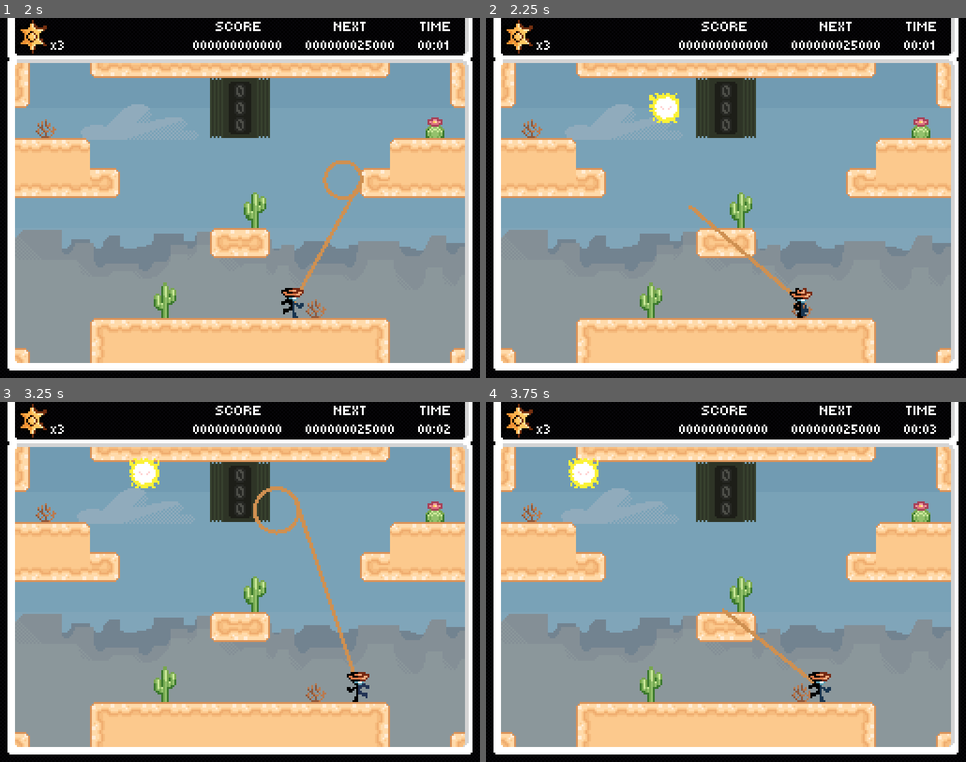
Above: before the commit, frames 1-4 (two rows, left to right).
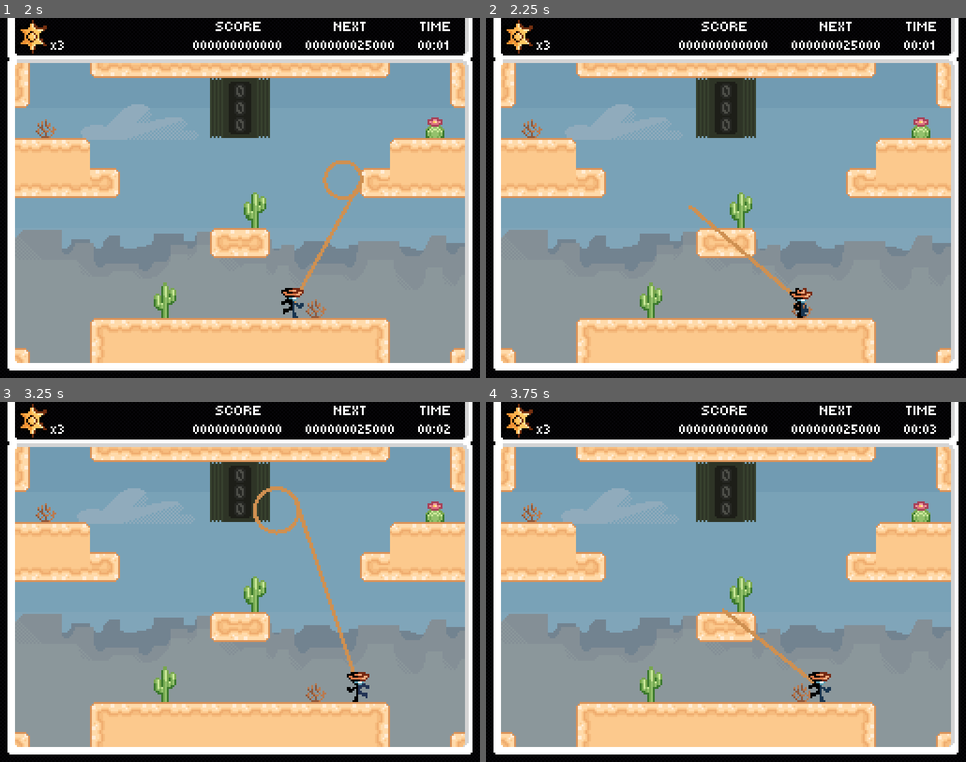
Above: after the commit, the same moments.

Repository: Jcodefox/GMTK-2025
Game: Godot game, scene res://scenes/topscenes/title_topscene.tscn
The game is run twice, just before and just after one commit, with the same random seed, the same clock (stepped at 60 frames per second) and the same inputs.
Inputs (mouse positions are in pixels of both pictures, inside the frame that each line leads up to):
- Up to frame 1 (2 s): click "Start Game" at 0.5 s; move the mouse to (345, 180) at 1.27 s; hold D (move_right) from 1.28 s (still down); hold Shift (lasso_bind) from 1.28 s (still down); tap Space (move_jump) at 1.52 s
- Up to frame 2 (2.25 s): keep holding D (move_right); move the mouse to (630, 216) at 2.02 s; release Shift (lasso_bind) at 2.03 s; click (630, 216) at 2.1 s
- Up to frame 3 (3.25 s): tap Space (move_jump) at 2.27 s; move the mouse to (288, 502) at 2.77 s; release D (move_right) at 2.78 s; hold A (move_left) from 2.78 s (still down); hold Shift (lasso_bind) from 2.78 s (still down)
- Up to frame 4 (3.75 s): move the mouse to (702, 654) at 3.52 s; release A (move_left) at 3.53 s; release Shift (lasso_bind) at 3.53 s; hold D (move_right) from 3.53 s (still down); click (702, 654) at 3.6 s

Frame 1 is identical in both runs. In frame 2, 0.4% of the frame differs, in the area x 33-41%, y 20-30%; in frame 3, 0.4%, in the area x 26-34%, y 15-24%; in frame 4, 0.4%.

Commit message:
Add beginner enemy output modes

Diff:
--- a/scenes/prefabs/enemy_spawner.tscn
+++ b/scenes/prefabs/enemy_spawner.tscn
@@ -10,5 +10,6 @@
 [ext_resource type="PackedScene" uid="uid://g7vgngxiauf4" path="res://scenes/prefabs/enemies/express_bot.tscn" id="8_or6xq"]
 
 [node name="EnemySpawner" type="Node2D"]
+z_index = 32
 script = ExtResource("1_2fv7t")
 enemy_scenes = Array[PackedScene]([ExtResource("3_pg5fs"), ExtResource("2_pg5fs"), ExtResource("4_vxkwm"), ExtResource("6_4m3yh"), ExtResource("5_khqpp"), ExtResource("8_7esv8"), ExtResource("8_or6xq")])
--- a/scenes/topscenes/gameplay_topscene.tscn
+++ b/scenes/topscenes/gameplay_topscene.tscn
@@ -77,6 +77,7 @@
 [node name="Enemies" type="Node2D" parent="."]
 
 [node name="EnemySpawner" parent="." node_paths=PackedStringArray("enemy_holder_node") instance=ExtResource("9_d18oc")]
+z_index = 32
 position = Vector2(128, 48)
 enemy_holder_node = NodePath("../Enemies")
 
--- a/scripts/prefabs/enemy_spawner.gd
+++ b/scripts/prefabs/enemy_spawner.gd
@@ -12,12 +12,14 @@
 	EXPRESS_BOT = 6,
 }
 
-var time_until_new_out_mode: float = 0.0
+var time_until_new_out_mode: float = 2.0
 var out_mode: int = OUTMODES.PAUSE
 enum OUTMODES {
 	PAUSE,
 
+	SPIKROS,
 	MIXED_SPIKROS_MOTHS,
+	MOTHICKS,
 	MOTH_BOMB,
 
 	FULL_RANDOM,
@@ -25,35 +27,80 @@
 
 var spawn_rate_min_wait: float = 1.0
 var spawn_rate_max_wait: float = 2.0
-var time_to_next_spawn: float = 1.5
+var time_to_next_spawn: float = 0.0
 
-func change_out_mode_to(out_mode: int):
+func spawn_enemy(enemy_type: int, direction: int = 0) -> void:
+	var new_enemy: Node2D = enemy_scenes[enemy_type].instantiate()
+	new_enemy.global_position = global_position
+	new_enemy.position.x += (20 * [-1, 1].pick_random()) if direction == 0 else (20 * direction)
+	new_enemy.z_index = 32
+	enemy_holder_node.add_child(new_enemy)
+
+func change_out_mode_to(out_mode_input: int) -> void:
+	out_mode = out_mode_input
+	time_to_next_spawn = 0
+	time_until_new_out_mode = randf_range(1.0, 4.0)
+	spawn_rate_min_wait = 0.5; spawn_rate_max_wait = 1.0
 	match out_mode:
 		OUTMODES.PAUSE:
-			time_until_new_out_mode = randf_range(1.0, 5.0)
-	pass
+			time_until_new_out_mode = randf_range(1.0, 4.0)
+			spawn_rate_min_wait = 0.0; spawn_rate_max_wait = 1.0
+		OUTMODES.SPIKROS, OUTMODES.MIXED_SPIKROS_MOTHS, OUTMODES.MOTHICKS:
+			time_until_new_out_mode = randf_range(4.0, 6.0)
+			spawn_rate_min_wait = 1.5; spawn_rate_max_wait = 2.5
+		OUTMODES.MOTH_BOMB:
+			time_until_new_out_mode = randf_range(0.5, 0.75)
+			spawn_rate_min_wait = 0.1; spawn_rate_max_wait = 0.2
 
 func _process(delta: float) -> void:
 	time_until_new_out_mode -= delta
-	if time_until_new_out_mode <= 0.0:
-		if (Globals.time_passed > 0) and (Globals.time_passed < 30):
-			match randi_range(0,2):
-				0:
-					pass
-				1:
-					pass
-				2:
-					pass
-		else:
-			change_out_mode_to(OUTMODES.PAUSE)
-
-func _physics_process(delta: float) -> void:
 	time_to_next_spawn -= delta
 
-	if time_to_next_spawn <= 0.0:
-		var new_enemy: Node2D = enemy_scenes.pick_random().instantiate()
-		new_enemy.global_position = global_position
-		var output_direction = (randi_range(0, 1) * 2) - 1 # random +/- 1
-		new_enemy.position.x += 200 * output_direction
-		enemy_holder_node.add_child(new_enemy)
-		time_to_next_spawn = randf_range(1.0, 7.0)
+	if time_until_new_out_mode <= 0.0:
+		time_to_next_spawn = 0
+		if (Globals.time_passed > 0) and (Globals.time_passed < 999):
+			match randi_range(0,5):
+				0, 1:
+					change_out_mode_to(OUTMODES.PAUSE)
+				2:
+					change_out_mode_to(OUTMODES.SPIKROS)
+				3, 4:
+					change_out_mode_to(OUTMODES.MIXED_SPIKROS_MOTHS)
+				5:
+					change_out_mode_to(OUTMODES.MOTHICKS)
+				6:
+					change_out_mode_to(OUTMODES.MOTH_BOMB)
+		else:
+			change_out_mode_to(OUTMODES.FULL_RANDOM)
+
+	if time_to_next_spawn < 0:
+		time_to_next_spawn = randf_range(spawn_rate_min_wait, spawn_rate_max_wait)
+		match out_mode:
+			OUTMODES.PAUSE:
+				pass
+			OUTMODES.SPIKROS:
+				spawn_enemy(ENEMY.SPIKRO)
+			OUTMODES.MIXED_SPIKROS_MOTHS:
+				match randi_range(0, 1):
+					0:
+						spawn_enemy(ENEMY.SPIKRO)
+					1:
+							spawn_enemy(ENEMY.MOTHICK)
+			OUTMODES.MOTH_BOMB:
+				spawn_enemy(ENEMY.MOTHICK)
+			OUTMODES.FULL_RANDOM:
+				match randi_range(0, 6):
+					0:
+						spawn_enemy(ENEMY.SPIKRO)
+					1:
+						spawn_enemy(ENEMY.MOTHICK)
+					2:
+						spawn_enemy(ENEMY.SHOCK_WISP)
+					3:
+						spawn_enemy(ENEMY.SPROING)
+					4:
+						spawn_enemy(ENEMY.NAMELESS)
+					5:
+						spawn_enemy(ENEMY.DRONE)
+					6:
+						spawn_enemy(ENEMY.EXPRESS_BOT)
Not shown: 1 places in scenes/topscenes/gameplay_topscene.tscn that only renumber resources
